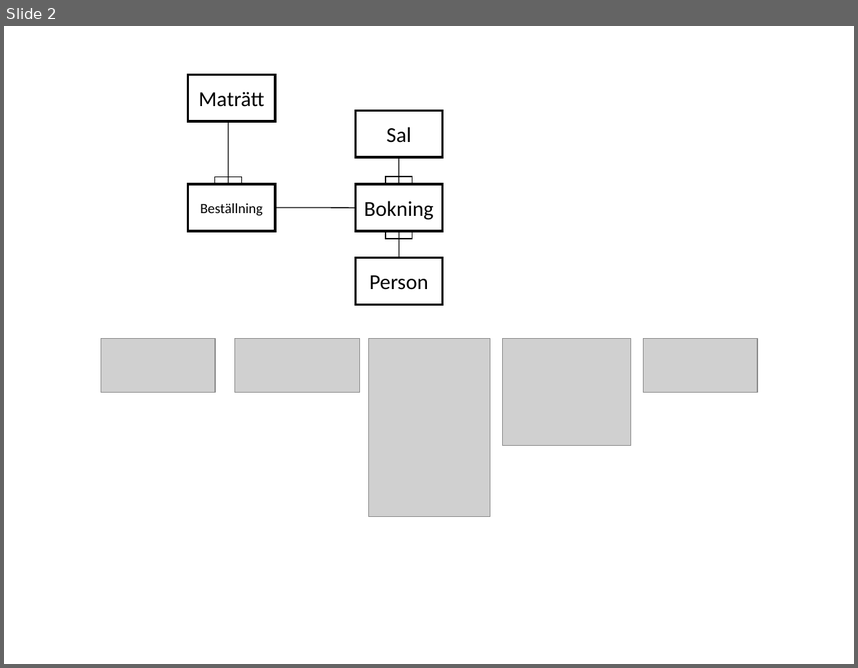
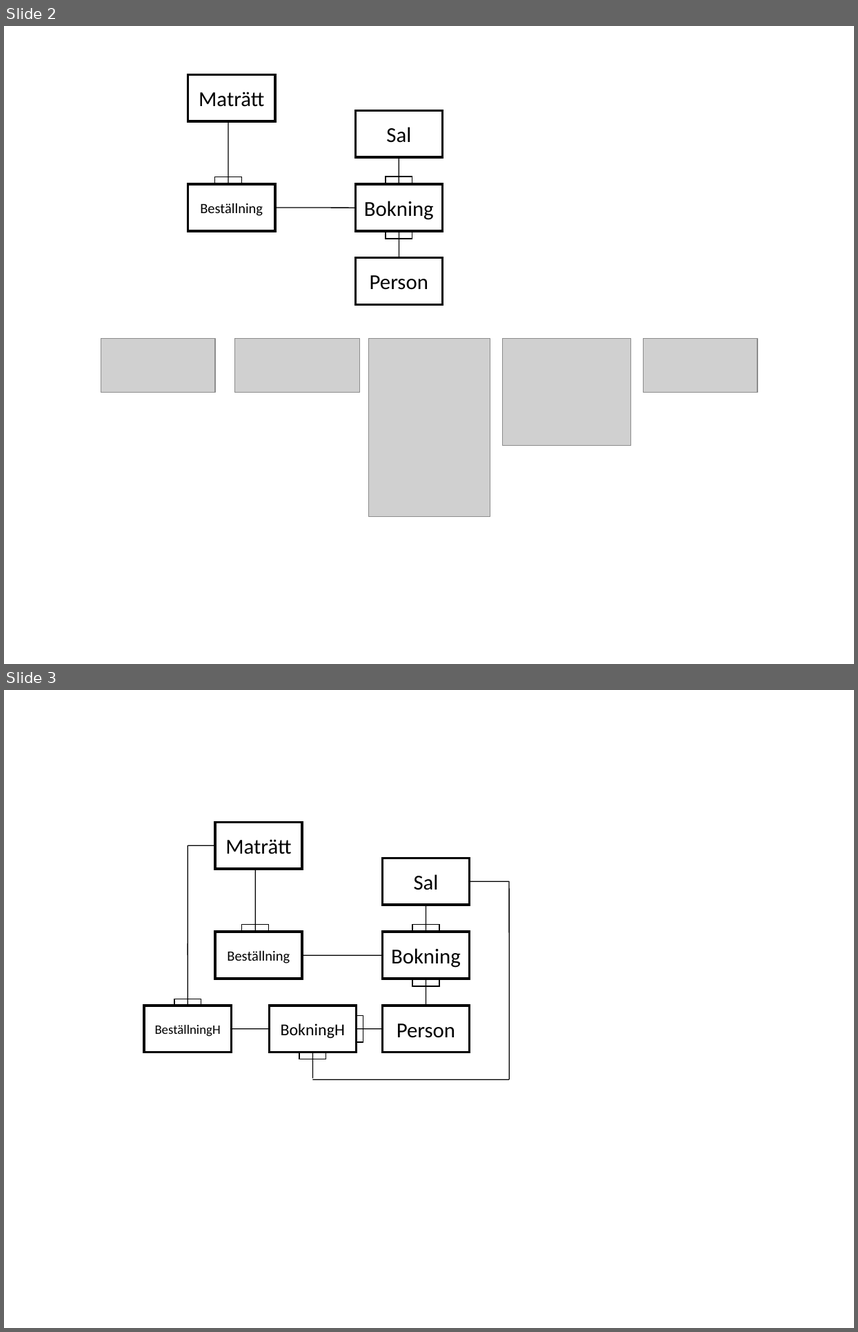
Before and after one commit to fg222cj/Databasteknik, a slide deck: AKS_Slutlig.ppt. Shown one above the other, each under a label of ours: slide 2 before the commit, slides 2 and 3 after it. The pictures are 858x668 and 858x1332 pixels, drawn with LibreOffice and Linux fonts; fonts in the diff are those of the drawing; grey boxes stand for pictures. Boxes give left, top, right and bottom in pixels: in the first picture for what was removed or moved away, otherwise in the second. Text is boxed around its words. In the diff, an @@ line names an element or a change of style, - is before the commit and + after.

```diff
--- a/AKS_Slutlig.ppt
+++ b/AKS_Slutlig.ppt
@@ slide 3 added at box(4, 690, 854, 1328), background #FFFFFF @@
@@ rectangle added at box(215, 822, 301, 869), outline #000000 2.01 pt, 18 pt, text #000000 @@
+Maträtt
@@ line added from (188, 845) to (188, 955), #000000 0.74 pt @@
@@ line added from (188, 845) to (215, 845), #000000 0.74 pt @@
@@ line added from (256, 869) to (256, 932), #000000 0.74 pt @@
@@ rectangle added at box(382, 858, 469, 905), outline #000000 2.01 pt, 18 pt, text #000000 @@
+Sal
@@ line added from (470, 881) to (509, 881), #000000 0.74 pt @@
@@ line added from (509, 881) to (509, 1079), #000000 0.74 pt @@
@@ line added from (426, 905) to (426, 931), #000000 0.74 pt @@
@@ rectangle added at box(215, 931, 301, 978), outline #000000 2.01 pt, 12 pt, text #000000 @@
+Beställning
@@ rectangle added at box(242, 925, 269, 931), outline #000000 0.74 pt @@
@@ rectangle added at box(382, 931, 469, 978), outline #000000 2.01 pt, 18 pt, text #000000 @@
+Bokning
@@ rectangle added at box(412, 924, 439, 931), outline #000000 0.74 pt @@
@@ line added from (188, 943) to (188, 1006), #000000 0.74 pt @@
@@ line added from (303, 955) to (382, 955), #000000 0.74 pt @@
@@ line added from (426, 1005) to (426, 978), #000000 0.74 pt @@
@@ rectangle added at box(174, 998, 201, 1005), outline #000000 0.74 pt @@
@@ rectangle added at box(412, 980, 439, 987), outline #000000 0.74 pt @@
@@ rectangle added at box(144, 1005, 231, 1052), outline #000000 2.01 pt, 11 pt, text #000000 @@
+BeställningH
@@ rectangle added at box(269, 1005, 356, 1052), outline #000000 2.01 pt, 14 pt, text #000000 @@
+BokningH
@@ rectangle added at box(356, 1015, 363, 1042), outline #000000 0.74 pt @@
@@ rectangle added at box(382, 1005, 469, 1052), outline #000000 2.01 pt, 18 pt, text #000000 @@
+Person
@@ line added from (230, 1028) to (270, 1028), #000000 0.74 pt @@
@@ line added from (382, 1028) to (355, 1028), #000000 0.74 pt @@
@@ rectangle added at box(299, 1052, 326, 1059), outline #000000 0.74 pt @@
@@ line added from (312, 1078) to (312, 1052), #000000 0.74 pt @@
@@ line added from (312, 1079) to (509, 1079), #000000 0.74 pt @@
```
Also in this commit, not shown: 1 other slide added, 9 other files.
